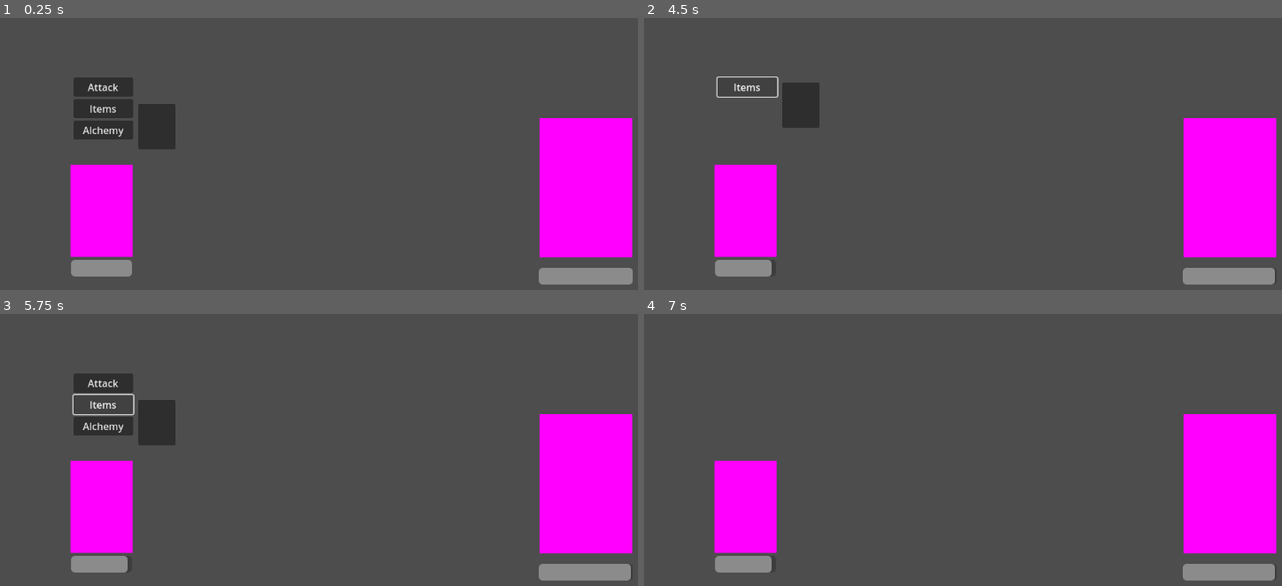
Above: before the commit, frames 1-4 (two rows, left to right).
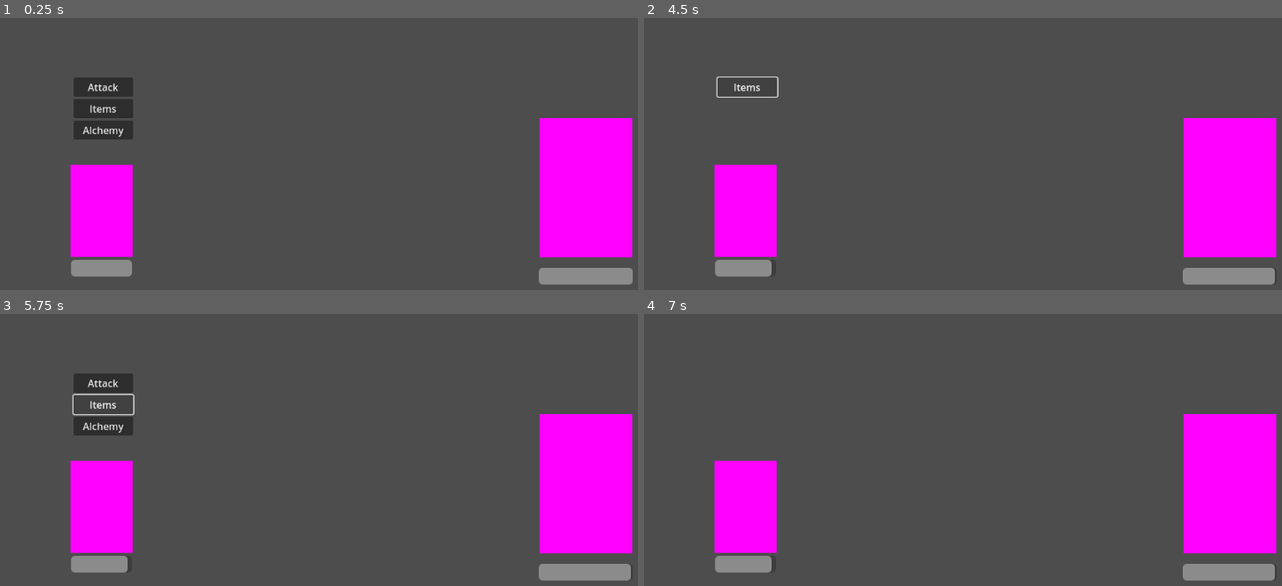
Above: after the commit, the same moments.

Repository: WolfMongress/from_the_shadows_ps_gamejam
Game: Godot game, scene res://battle_scene.tscn
The game is run twice, just before and just after one commit, with the same random seed, the same clock (stepped at 60 frames per second) and the same inputs. After the commit the project has no main scene; this scene is started directly in both runs.
Inputs (mouse positions are in pixels of both pictures, inside the frame that each line leads up to):
- Up to frame 1 (0.25 s): no input
- Up to frame 2 (4.5 s): click "Attack" at 0.5 s; click "Ultra Heal" at 1.25 s; tap Enter (ui_accept) at 2, 3.02, 3.05, 3.32 s; move the mouse to (1096, 77) at 2.02 s; hold Enter (ui_accept) 2.03-2.78 s; click (1096, 77) at 2.17 s; move the mouse to (797, 118) at 2.77 s; tap Shift (block) at 2.85 s; click (797, 118) at 2.92 s; move the mouse to (outside the picture) at 3.52 s; hold Enter (ui_accept) 3.53-4.25 s; click (outside the picture) at 3.67 s; click "Items" at 4.25 s
- Up to frame 3 (5.75 s): click "Items" at 5 s
- Up to frame 4 (7 s): click "Alchemy" at 5.75 s; click "Partner" at 6.5 s

The runs differ from the first frame. In frame 1, 1.0% of the frame differs, in the area x 21-28%, y 31-49%; in frame 2, 1.0%; in frame 3, 1.0%; in frame 4, nothing differs.

Commit message:
started transformation attacks

Diff:
--- a/Global.gd
+++ b/Global.gd
@@ -6,6 +6,13 @@
 var beast1 = false
 var beast2 = false
 var beast3 = false
+
+var beast1_ranged = false
+var beast1_melee = false
+var beast2_ranged = false
+var beast2_melee = false
+var beast3_ranged = false
+var beast3_melee = false
 
 var transformed = false
 var player_turn = true
@@ -19,8 +26,15 @@
 
 var boss_weakened
 var boss_ultra_weakened
+
+var boss_shield_active
+
 var player_shield
 var player_ultra_shield
+
+var boss_poisoned
+var boss_dazed
+var player_dazed
 
 var three_turn_countdown = 0
 
--- a/alchemia.tscn
+++ b/alchemia.tscn
@@ -11,13 +11,6 @@
 [sub_resource type="PlaceholderTexture2D" id="PlaceholderTexture2D_ro64n"]
 
 [sub_resource type="CapsuleShape2D" id="CapsuleShape2D_cwv0t"]
-
-[sub_resource type="GDScript" id="GDScript_crgs2"]
-script/source = "extends VBoxContainer
-
-func _on_alchemia_transformation_submenu_active():
-	visible = true
-"
 
 [node name="Alchemia" type="Area2D"]
 position = Vector2(500, 500)
@@ -45,10 +38,84 @@
 script = ExtResource("2_85lj6")
 
 [node name="Transformation Submenu" type="VBoxContainer" parent="Primary UI/Attack"]
+visible = false
 layout_mode = 0
-offset_right = 40.0
-offset_bottom = 40.0
-script = SubResource("GDScript_crgs2")
+offset_left = 102.0
+offset_top = -13.0
+offset_right = 168.0
+offset_bottom = 42.0
+
+[node name="Plasma Blast" type="Button" parent="Primary UI/Attack/Transformation Submenu"]
+visible = false
+layout_mode = 2
+text = "Plasma Blast"
+
+[node name="Plasma Blast Description" type="TextEdit" parent="Primary UI/Attack/Transformation Submenu/Plasma Blast"]
+visible = false
+layout_mode = 0
+offset_right = 8.0
+offset_bottom = 8.0
+text = "Shoots a long range ball of plasma out of mouth dealing 30-40 damage."
+
+[node name="Claw Strike" type="Button" parent="Primary UI/Attack/Transformation Submenu"]
+visible = false
+layout_mode = 2
+text = "Claw Strike"
+
+[node name="Claw Strike Description" type="TextEdit" parent="Primary UI/Attack/Transformation Submenu/Claw Strike"]
+visible = false
+layout_mode = 0
+offset_right = 8.0
+offset_bottom = 8.0
+text = "Leaps forward and obliterates anything in its way with razor sharp claws. Deals 30-40 dmg."
+
+[node name="Mega Bottle" type="Button" parent="Primary UI/Attack/Transformation Submenu"]
+visible = false
+layout_mode = 2
+text = "Mega Bottle"
+
+[node name="Mega Bottle Description" type="TextEdit" parent="Primary UI/Attack/Transformation Submenu/Mega Bottle"]
+visible = false
+layout_mode = 0
+offset_right = 8.0
+offset_bottom = 8.0
+text = "Throws a massive concoction of potions which poisons anybody who gets hit and deals 25 dmg."
+
+[node name="Cloak Slap" type="Button" parent="Primary UI/Attack/Transformation Submenu"]
+visible = false
+layout_mode = 2
+text = "Cloak Slap"
+
+[node name="Cloak Slap Description" type="TextEdit" parent="Primary UI/Attack/Transformation Submenu/Cloak Slap"]
+visible = false
+layout_mode = 0
+offset_right = 8.0
+offset_bottom = 8.0
+text = "Runs up to an enemy and slaps them with super heavy cloak dazing them and dealing 20 dmg."
+
+[node name="Supersonic Roar" type="Button" parent="Primary UI/Attack/Transformation Submenu"]
+visible = false
+layout_mode = 2
+text = "Psionic Roar"
+
+[node name="Supersonic Roar Description" type="TextEdit" parent="Primary UI/Attack/Transformation Submenu/Supersonic Roar"]
+visible = false
+layout_mode = 0
+offset_right = 8.0
+offset_bottom = 8.0
+text = "Roars so inanely loudly that it blasts the eardrums of anybody who hears and dazes them. Deals 25 dmg."
+
+[node name="Body Slam" type="Button" parent="Primary UI/Attack/Transformation Submenu"]
+visible = false
+layout_mode = 2
+text = "Body Slam"
+
+[node name="Body Slam Description" type="TextEdit" parent="Primary UI/Attack/Transformation Submenu/Body Slam"]
+visible = false
+layout_mode = 0
+offset_right = 8.0
+offset_bottom = 8.0
+text = "Jumps up into the air and slams down on enemy dealing 50 - 60 dmg but causes you to be dazed."
 
 [node name="Items" type="Button" parent="Primary UI"]
 layout_mode = 2
@@ -56,6 +123,7 @@
 script = ExtResource("3_ggpbo")
 
 [node name="ItemList" type="ItemList" parent="Primary UI/Items"]
+visible = false
 layout_mode = 0
 offset_left = 105.0
 offset_top = 8.0
@@ -106,6 +174,8 @@
 [connection signal="transformation_submenu_active" from="." to="Primary UI/Alchemy" method="_on_alchemia_transformation_submenu_active"]
 [connection signal="ui_appear" from="." to="Primary UI" method="_on_alchemia_ui_appear"]
 [connection signal="pressed" from="Primary UI/Attack" to="." method="_on_attack_pressed"]
+[connection signal="pressed" from="Primary UI/Attack/Transformation Submenu/Plasma Blast" to="." method="_on_plasma_blast_pressed"]
+[connection signal="pressed" from="Primary UI/Attack/Transformation Submenu/Claw Strike" to="." method="_on_claw_strike_pressed"]
 [connection signal="pressed" from="Primary UI/Items" to="Primary UI/Attack" method="_on_items_pressed"]
 [connection signal="pressed" from="Primary UI/Items" to="Primary UI/Alchemy" method="_on_items_pressed"]
 [connection signal="item_activated" from="Primary UI/Items/ItemList" to="Primary UI/Items/ItemList" method="_on_item_activated"]
--- a/battle_scene.tscn
+++ b/battle_scene.tscn
@@ -1,10 +1,12 @@
-[gd_scene load_steps=9 format=3 uid="uid://c83ev5p2gx8np"]
+[gd_scene load_steps=15 format=3 uid="uid://c83ev5p2gx8np"]
 
 [ext_resource type="PackedScene" uid="uid://csweymfv4kvk1" path="res://boss.tscn" id="1_gyqp6"]
 [ext_resource type="Script" path="res://battle_scene.gd" id="1_ohibv"]
 [ext_resource type="PackedScene" uid="uid://dqwdrmf7pnjwg" path="res://alchemia.tscn" id="2_b3pwu"]
 [ext_resource type="PackedScene" uid="uid://bgcl5q3337mxs" path="res://partner.tscn" id="4_85tkj"]
 [ext_resource type="Script" path="res://enemy_projectile.gd" id="5_3ucay"]
+[ext_resource type="Script" path="res://plasma_bolt_projectile.gd" id="6_h223l"]
+[ext_resource type="Script" path="res://claw_strike_leap.gd" id="7_obfxi"]
 
 [sub_resource type="Curve2D" id="Curve2D_c6x4t"]
 _data = {
@@ -16,6 +18,19 @@
 
 [sub_resource type="CircleShape2D" id="CircleShape2D_cg8r8"]
 radius = 10.7831
+
+[sub_resource type="Curve2D" id="Curve2D_66y52"]
+_data = {
+"points": PackedVector2Array(0, 0, 0, 0, 269, 465, 0, 0, 0, 0, 1007, 465)
+}
+point_count = 2
+
+[sub_resource type="PlaceholderTexture2D" id="PlaceholderTexture2D_cpqhf"]
+size = Vector2(50, 50)
+
+[sub_resource type="Curve2D" id="Curve2D_oyoen"]
+
+[sub_resource type="PlaceholderTexture2D" id="PlaceholderTexture2D_uivlu"]
 
 [node name="battle_scene" type="Node2D"]
 script = ExtResource("1_ohibv")
@@ -50,11 +65,13 @@
 [node name="Alchemia" parent="." instance=ExtResource("2_b3pwu")]
 position = Vector2(257, 506)
 monitorable = true
+metadata/_edit_lock_ = true
 
 [node name="partner" parent="." instance=ExtResource("4_85tkj")]
 position = Vector2(135, 554)
 
 [node name="Enemy Projectile" type="Node2D" parent="." node_paths=PackedStringArray("phase1_timer", "phase2_1_timer", "phase2_2_1_timer", "phase2_2_2_timer", "phase2_3_1_timer", "phase2_3_2_timer")]
+visible = false
 script = ExtResource("5_3ucay")
 phase1_timer = NodePath("../Timer")
 phase2_1_timer = NodePath("../Phase 2 Attack 1")
@@ -83,6 +100,43 @@
 [node name="CollisionShape2D" type="CollisionShape2D" parent="Enemy Projectile/Path2D/PathFollow2D/StaticBody2D"]
 shape = SubResource("CircleShape2D_cg8r8")
 
+[node name="Plasma Blast Projectile" type="Node2D" parent="." node_paths=PackedStringArray("projectile_timer")]
+visible = false
+script = ExtResource("6_h223l")
+projectile_timer = NodePath("Plasma Blast TImer")
+metadata/_edit_group_ = true
+
+[node name="Plasma Blast TImer" type="Timer" parent="Plasma Blast Projectile"]
+wait_time = 2.4
+one_shot = true
+
+[node name="Path2D" type="Path2D" parent="Plasma Blast Projectile"]
+curve = SubResource("Curve2D_66y52")
+
+[node name="PathFollow2D" type="PathFollow2D" parent="Plasma Blast Projectile/Path2D"]
+position = Vector2(269, 465)
+
+[node name="Sprite2D" type="Sprite2D" parent="Plasma Blast Projectile/Path2D/PathFollow2D"]
+position = Vector2(1, 0)
+scale = Vector2(-1, 1)
+texture = SubResource("PlaceholderTexture2D_cpqhf")
+
+[node name="Claw Strike Leap" type="Node2D" parent="."]
+visible = false
+position = Vector2(257, 506)
+script = ExtResource("7_obfxi")
+
+[node name="Timer" type="Timer" parent="Claw Strike Leap"]
+
+[node name="Path2D" type="Path2D" parent="Claw Strike Leap"]
+curve = SubResource("Curve2D_oyoen")
+
+[node name="PathFollow2D" type="PathFollow2D" parent="Claw Strike Leap/Path2D"]
+
+[node name="Claw Strike `Alchemia`" type="Sprite2D" parent="Claw Strike Leap/Path2D/PathFollow2D"]
+scale = Vector2(101, 150)
+texture = SubResource("PlaceholderTexture2D_uivlu")
+
 [connection signal="timeout" from="Timer" to="Alchemia" method="_on_timer_timeout"]
 [connection signal="timeout" from="Timer" to="Enemy Projectile" method="_on_timer_timeout"]
 [connection signal="timeout" from="Phase 2 Attack 1" to="Alchemia" method="_on_phase_2_attack_1_timeout"]
@@ -106,3 +160,5 @@
 [connection signal="elephant_elephant" from="Alchemia" to="partner" method="_on_alchemia_elephant_elephant"]
 [connection signal="partner_turn" from="Alchemia" to="partner" method="_on_alchemia_partner_turn"]
 [connection signal="boss_turn" from="partner" to="Enemy Projectile" method="_on_partner_boss_turn"]
+[connection signal="timeout" from="Plasma Blast Projectile/Plasma Blast TImer" to="boss" method="_on_plasma_blast_t_imer_timeout"]
+[connection signal="timeout" from="Plasma Blast Projectile/Plasma Blast TImer" to="Plasma Blast Projectile" method="_on_plasma_blast_t_imer_timeout"]
--- /dev/null
+++ b/claw_strike_leap.gd
@@ -0,0 +1 @@
+extends Node2D
--- a/placeholderboss.gd
+++ b/placeholderboss.gd
@@ -16,3 +16,9 @@
 		boss_health = Global.boss_health
 		boss_health_bar.emit(boss_health)
 		player_turn.emit()
+
+func _on_plasma_blast_t_imer_timeout():
+	if Global.boss_shield_active:
+		pass
+	else:
+		Global.boss_health = (Global.boss_health - (randi() % 40 + 10))
--- /dev/null
+++ b/plasma_bolt_projectile.gd
@@ -0,0 +1,26 @@
+extends Node2D
+
+@onready var path_follow : PathFollow2D = $Path2D/PathFollow2D
+
+@export var speed = 300
+
+var projectile_out = false
+
+@export var projectile_timer : Timer
+
+# Called every frame. 'delta' is the elapsed time since the previous frame.
+func _process(delta):
+	if Global.beast1_ranged != false:
+		path_follow.progress += speed * delta
+		if not projectile_out:
+			Global.player_turn = false
+			show()
+			projectile_timer.start()
+			projectile_out = true
+
+func _on_plasma_blast_t_imer_timeout():
+	projectile_out = false
+	Global.beast1_ranged = false
+	Global.boss_turn = true
+	self.hide()
+	$Path2D/PathFollow2D.progress_ratio = 0
--- a/player.gd
+++ b/player.gd
@@ -33,12 +33,22 @@
 func _on_attack_pressed():
 	if not Global.transformed:
 		attacking_regular.emit()
+		Global.partner_turn = true
+		Global.player_turn = false
 	else:
-		transformation_submenu_active.emit()
 		if Global.beast1 == true:
-			pass
-	Global.player_turn = false
-	Global.partner_turn = true
+			$"Primary UI/Attack/Transformation Submenu".show()
+			$"Primary UI/Attack/Transformation Submenu/Plasma Blast".show()
+			$"Primary UI/Attack/Transformation Submenu/Claw Strike".show()
+		elif Global.beast2 == true:
+			$"Primary UI/Attack/Transformation Submenu".show()
+			$"Primary UI/Attack/Transformation Submenu/Mega Bottle".show()
+			$"Primary UI/Attack/Transformation Submenu/Cloak Slap".show()
+		elif Global.beast3 == true:
+			$"Primary UI/Attack/Transformation Submenu".show()
+			$"Primary UI/Attack/Transformation Submenu/Psionic Roar".show()
+			$"Primary UI/Attack/Transformation Submenu/Body Slam".show()
+
 
 #code doing with partner transformations
 func _on_partner_pressed():
@@ -67,18 +77,31 @@
 
 func _on_transformations_transformed():
 	Global.transformed = true
+	Global.partner_turn = true
 
 func _on_transformations_beast_1_transformation():
 	Global.beast1 = true
 	Global.three_turn_countdown = 3
+	Global.partner_turn = true
 
 func _on_transformations_beast_2_transformation():
 	Global.beast2 = true
 	Global.three_turn_countdown = 3
+	Global.partner_turn = true
 
 func _on_transformations_beast_3_transformation():
 	Global.beast3 = true
 	Global.three_turn_countdown = 3
+	Global.partner_turn = true
+
+func _on_plasma_blast_pressed():
+	Global.beast1_ranged = true
+	Global.three_turn_countdown = (Global.three_turn_countdown - 1)
+
+func _on_claw_strike_pressed():
+	Global.beast1_ranged = true
+	Global.three_turn_countdown = (Global.three_turn_countdown - 1)
+	hide()
 
 #weaken is boss damage * 0.9
 #block is boss damage * 0.9
--- a/project.godot
+++ b/project.godot
@@ -11,7 +11,6 @@
 [application]
 
 config/name="from_the_shadows"
-run/main_scene="res://battle_scene.tscn"
 config/features=PackedStringArray("4.2", "GL Compatibility")
 
 [autoload]
Not shown: 1 places in alchemia.tscn that only renumber resources
